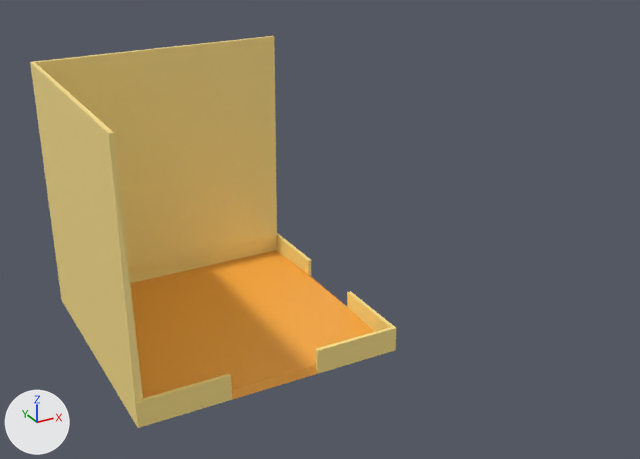
Before and after pictures for a commit that changed the Blender file Models/Main level/Clutter Room/room layout.blend.
The view is the same before and after, from a camera (50 mm lens) standing at (-4.53, -11.52, 7.01) and looking at (1.83, 0.04, 1.23). The axes (+X, +Y, +Z) are drawn at lower left. The lights are the same throughout.

Before the edit, the objects in view are built like this:
```python
me_cube_003 = bpy.data.meshes.new('Cube.003')
me_cube_003.from_pydata(...)  # 27 vertices, 7 faces; spans x -1.0..1.0, y -1.0..1.0, z -1.0..1.0
# faces by material slot: [6, 1]
me_cube_003.materials.append(mat_yellow)  # yellow #ffe48b
me_cube_003.materials.append(mat_dark_yellow)  # orange #ffae42
ob_cube = bpy.data.objects.new('Cube', me_cube_003)
ob_cube.location = (0.0, 0.0, 2.0)
ob_cube.rotation_euler = (0.0, 0.0, 1.571)  # degrees (0, 0, 90)
ob_cube.scale = (2.0, 2.0, 2.0)
_m = ob_cube.modifiers.new('Solidify', 'SOLIDIFY')
_m.thickness = 0.03
_m.use_even_offset = True
```
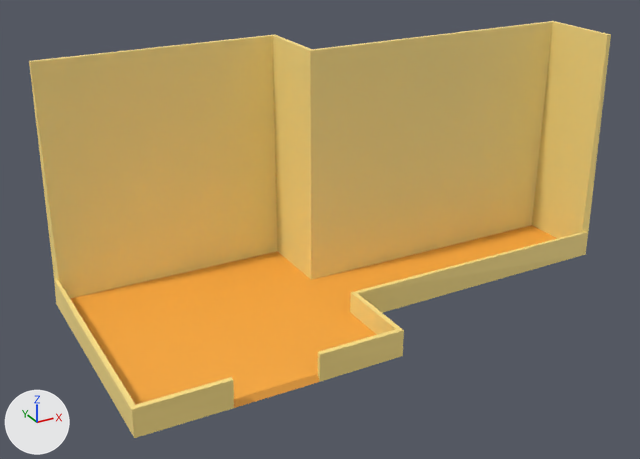
Commit message: room change !

Changed parts and their boxes [x1, y1, x2, y2] in the pictures (640 x 459 px):
'Cube', reshaped, turned
    before: [30, 36, 396, 428]
    after: [29, 21, 611, 438]

The edits, one by one:
me_cube_003 is used by ob_cube; location (0.0, 0.0, 2.0); rotation (0.0, 0.0, 1.571), in degrees (0, 0, 90); scale (2.0, 2.0, 2.0).
me_cube_003 had 27 vertices, 7 faces and spanned x -1.0..1.0, y -1.0..1.0, z -1.0..1.0.
me_cube_003 now has 39 vertices, 29 faces and spans x -1.0..3.49, y -1.0..1.0, z -1.0..1.0.
Part 1, on me_cube_003:
6 vertices are removed from x -1.0..1.0, y -1.0..1.0, z -0.81..1.0.
7 faces are deleted.
4 vertices in x -1.0..1.0, y -1.0, z -0.81 move by (0.0, 0.0, -0.01).
5 vertices are added at (0.33, 0.33, -1.0), (-0.33, 0.33, -1.0), (0.33, -0.33, -1.0), (-0.33, -0.33, -1.0), (3.49, -0.33, 1.0).
8 new vertices lie (0.0, 0.0, 0.18) away from vertices in x -1.0..1.0, y -0.33..1.0, z -1.0.
5 new vertices lie (2.49, 0.0, 0.0) away from vertices in x 1.0, y -0.33..0.33, z -1.0..1.0.
19 new faces join them, mat_yellow (yellow #ffe48b).
10 new faces join them, mat_dark_yellow (orange #ffae42).
Object 'Cube' (ob_cube) turns from (0, 0, 90) to (0, 0, 0) degrees about x, y and z.
